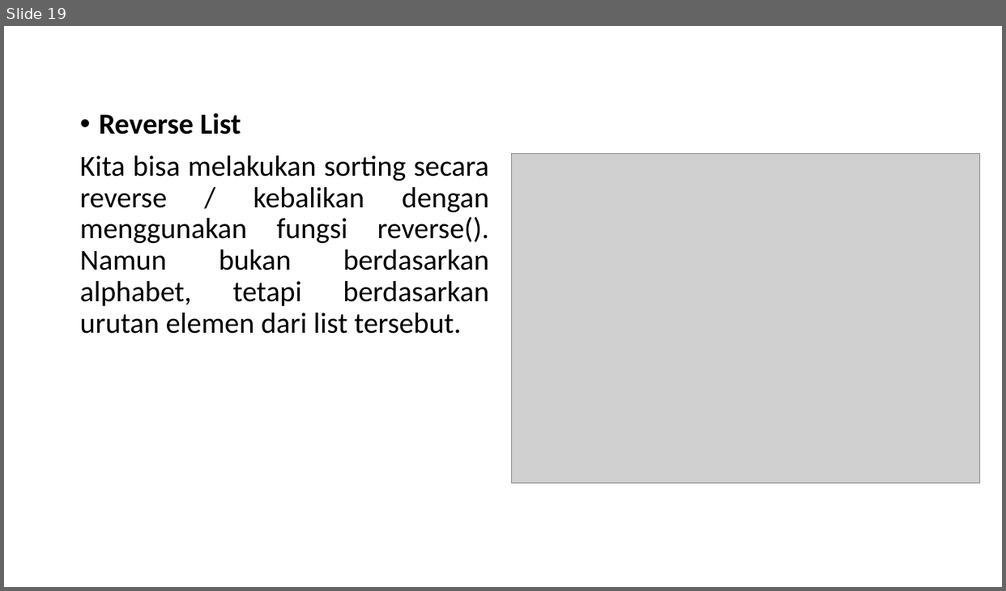
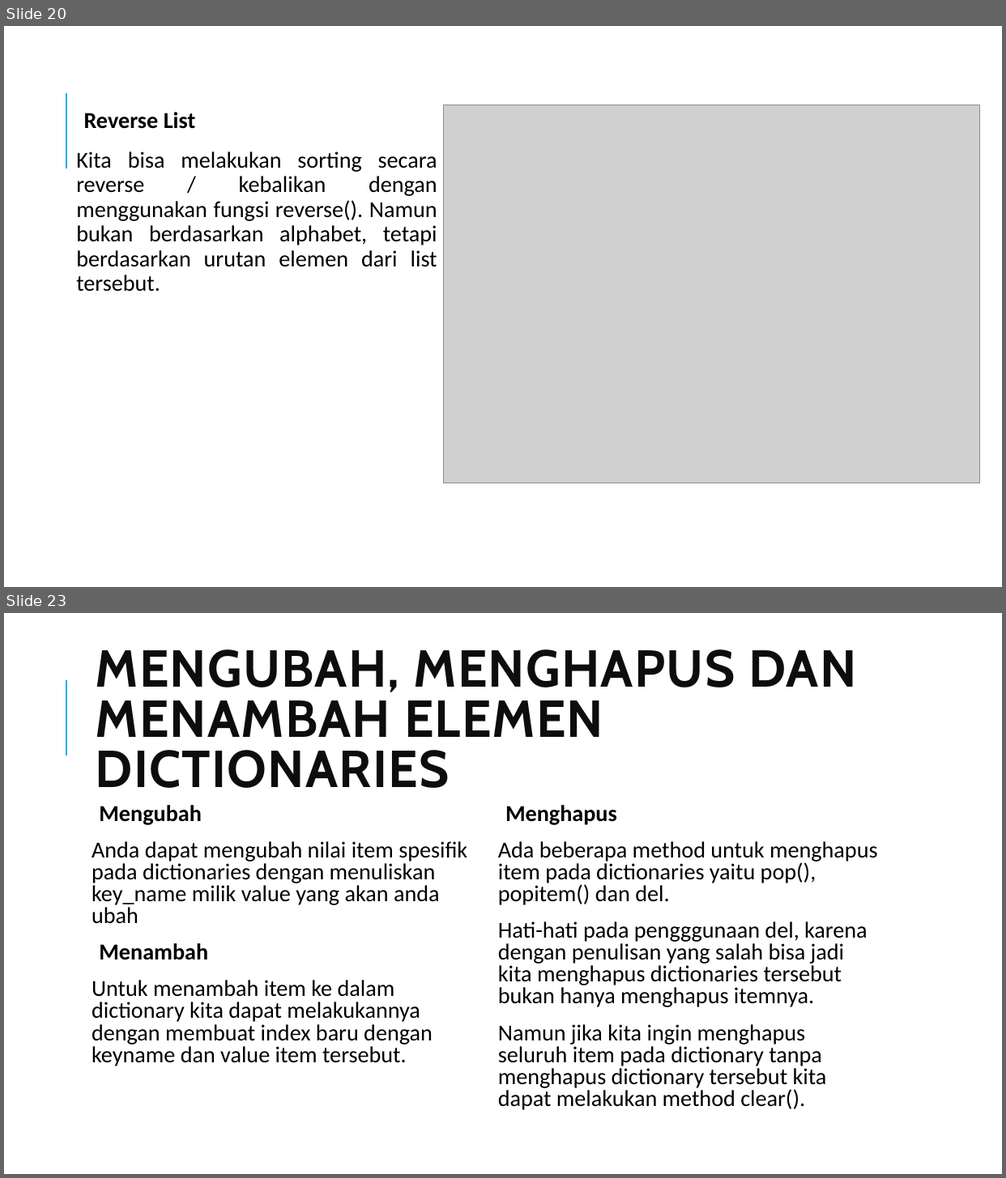
Before and after one commit to gunturadil/Deep-Learning_Guntur-Adil, a slide deck: Bahan ppt_Deep Learnin (dasar python)_Guntur Adil A.pptx. Shown one above the other, each under a label of ours: slide 19 before the commit, slides 20 and 23 after it; the slides between them are not shown. The pictures are 1006x591 and 1006x1178 pixels, drawn with LibreOffice and Linux fonts; fonts in the diff are those of the drawing; grey boxes stand for pictures. Boxes give left, top, right and bottom in pixels: in the first picture for what was removed or moved away, otherwise in the second. Text is boxed around its words. In the diff, an @@ line names an element or a change of style, - is before the commit and + after.

```diff
--- a/Bahan ppt_Deep Learnin (dasar python)_Guntur Adil A.pptx
+++ b/Bahan ppt_Deep Learnin (dasar python)_Guntur Adil A.pptx
@@ slide 23 added at (4,613,1002,1174), background #FFFFFF; not listed: 1 template element that a slide beside it also shows @@
@@ title added at (96,649,856,788), 50 pt, text #0D0D0D, bold @@
+MENGUBAH, MENGHAPUS DAN MENAMBAH ELEMEN DICTIONARIES
@@ text added at (91,805,467,1067), 22 pt, text #000000 @@
+  Mengubah
+Anda dapat mengubah nilai item spesifik pada dictionaries dengan menuliskan key_name milik value yang akan anda ubah
+  Menambah
+Untuk menambah item ke dalam dictionary kita dapat melakukannya dengan membuat index baru dengan keyname dan value item tersebut.
@@ text added at (498,805,877,1110), 22 pt, text #000000 @@
+  Menghapus
+Ada beberapa method untuk menghapus item pada dictionaries yaitu pop(), popitem() dan del.
+Hati-hati pada pengggunaan del, karena dengan penulisan yang salah bisa jadi kita menghapus dictionaries tersebut bukan hanya menghapus itemnya.
+Namun jika kita ingin menghapus seluruh item pada dictionary tanpa menghapus dictionary tersebut kita dapat melakukan method clear().
@@ what was slide 19 is now slide 20 @@
@@ slide 20 changed as well @@
@@ line added from (66, 169) to (66, 93), #1CADE4 1.5 pt @@
@@ text "Reverse List" at (76,112,437,292): size 28 to 22 pt; bullet • to  ; more space between paragraphs @@
@@ picture: place and size @@
-picture at (512,154,979,484)
+picture at (444,105,980,484)
```
Also in this commit, not shown: 18 other slides changed, 8 other slides added, 4 slides removed.
